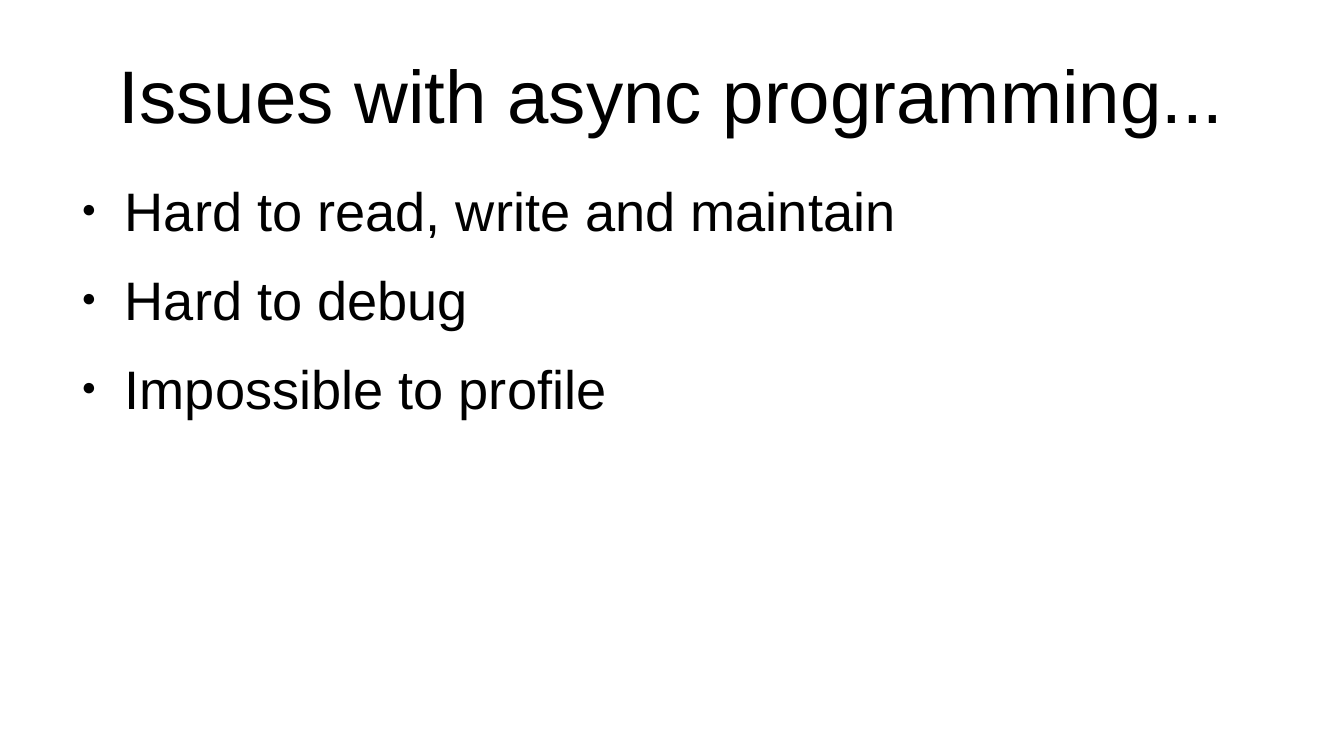
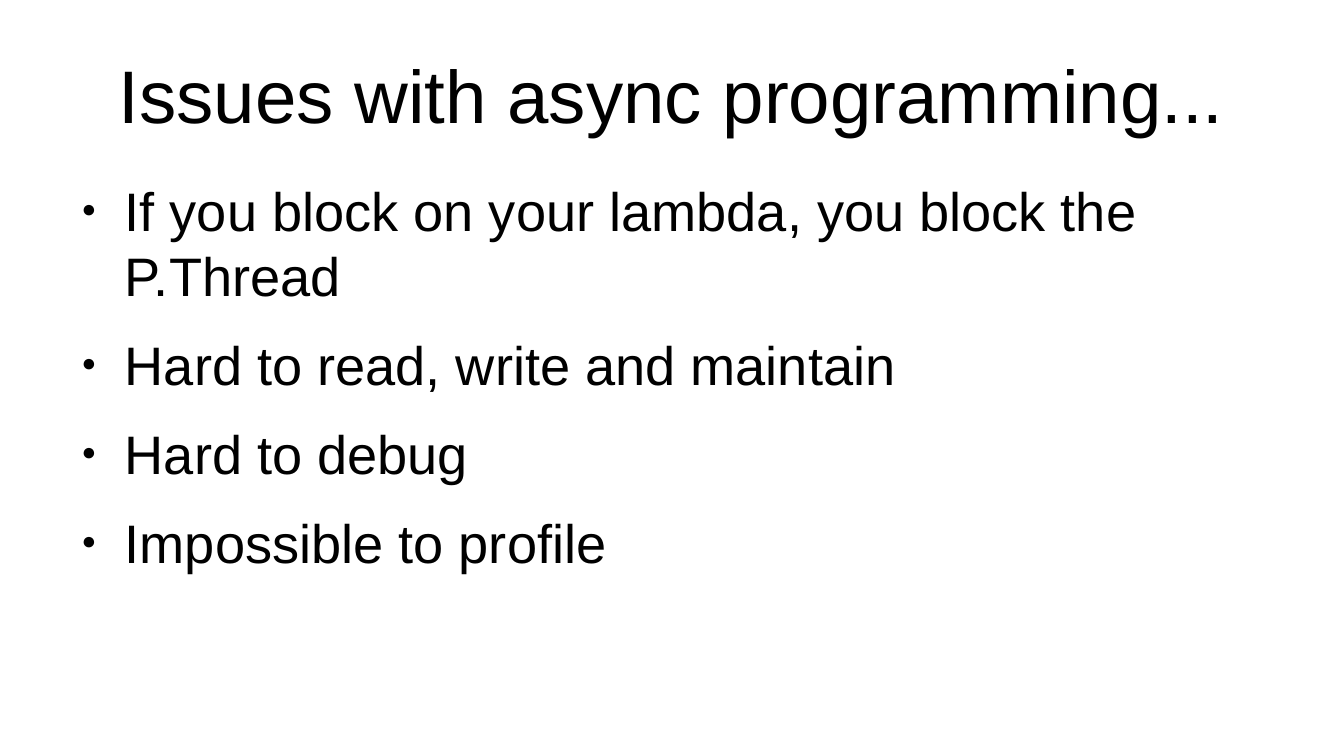
Before and after one commit to muchiri08/saf_concurency_prntn, a slide deck: slide 11 of JavaConcurrency.odp. Drawn at 1344x756 pixels with LibreOffice and Linux fonts; fonts in the diff are those of the drawing. Boxes give left, top, right and bottom in pixels: in the first picture for what was removed or moved away, otherwise in the second. Text is boxed around its words. In the diff, an @@ line names an element or a change of style, - is before the commit and + after.

```diff
--- a/JavaConcurrency.odp
+++ b/JavaConcurrency.odp
@@ text at (125, 191, 1136, 297): paragraph added @@
+● If you block on your lambda, you block the P.Thread
```
Also in this commit, not shown: 2 other slides changed, 1 other file.
